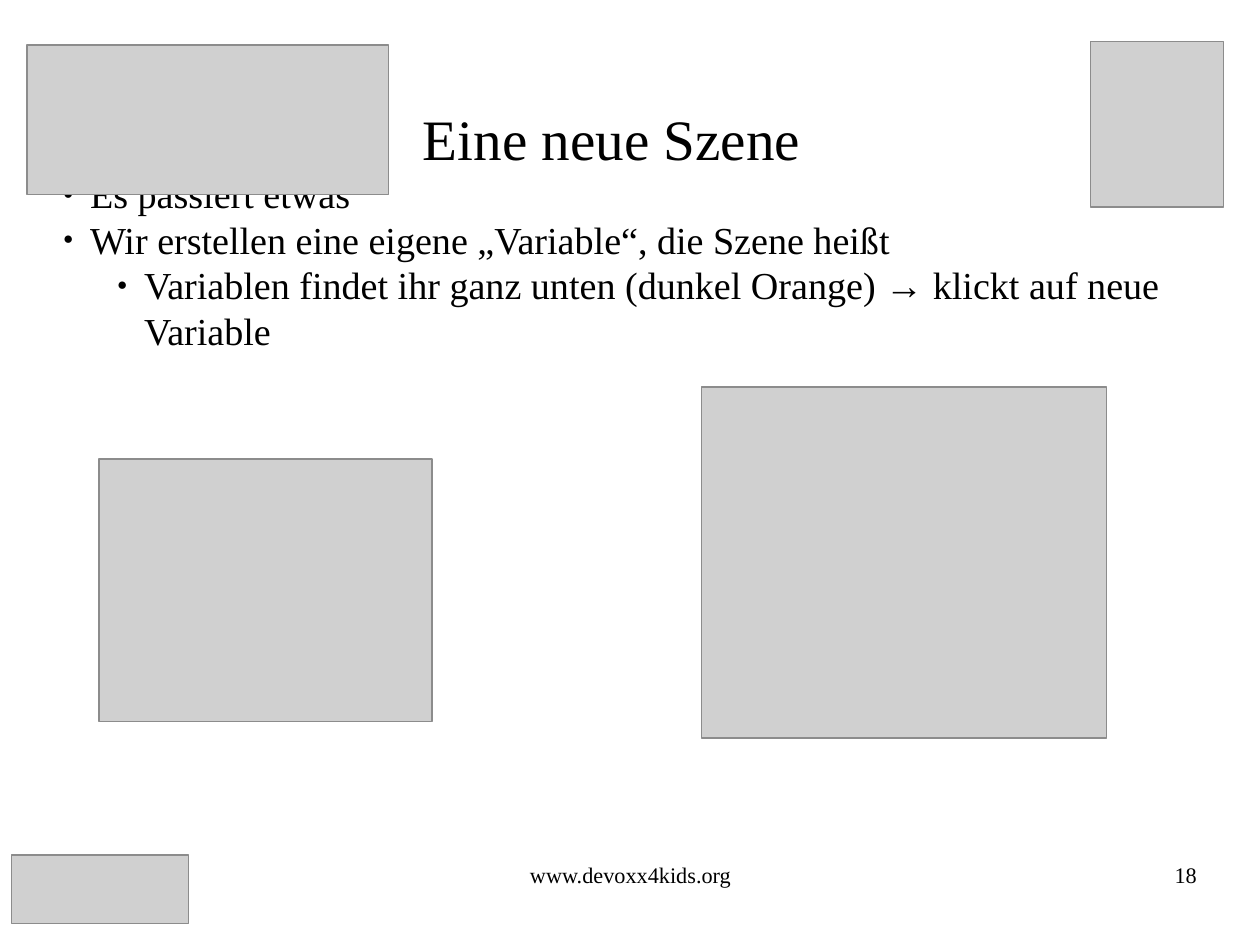
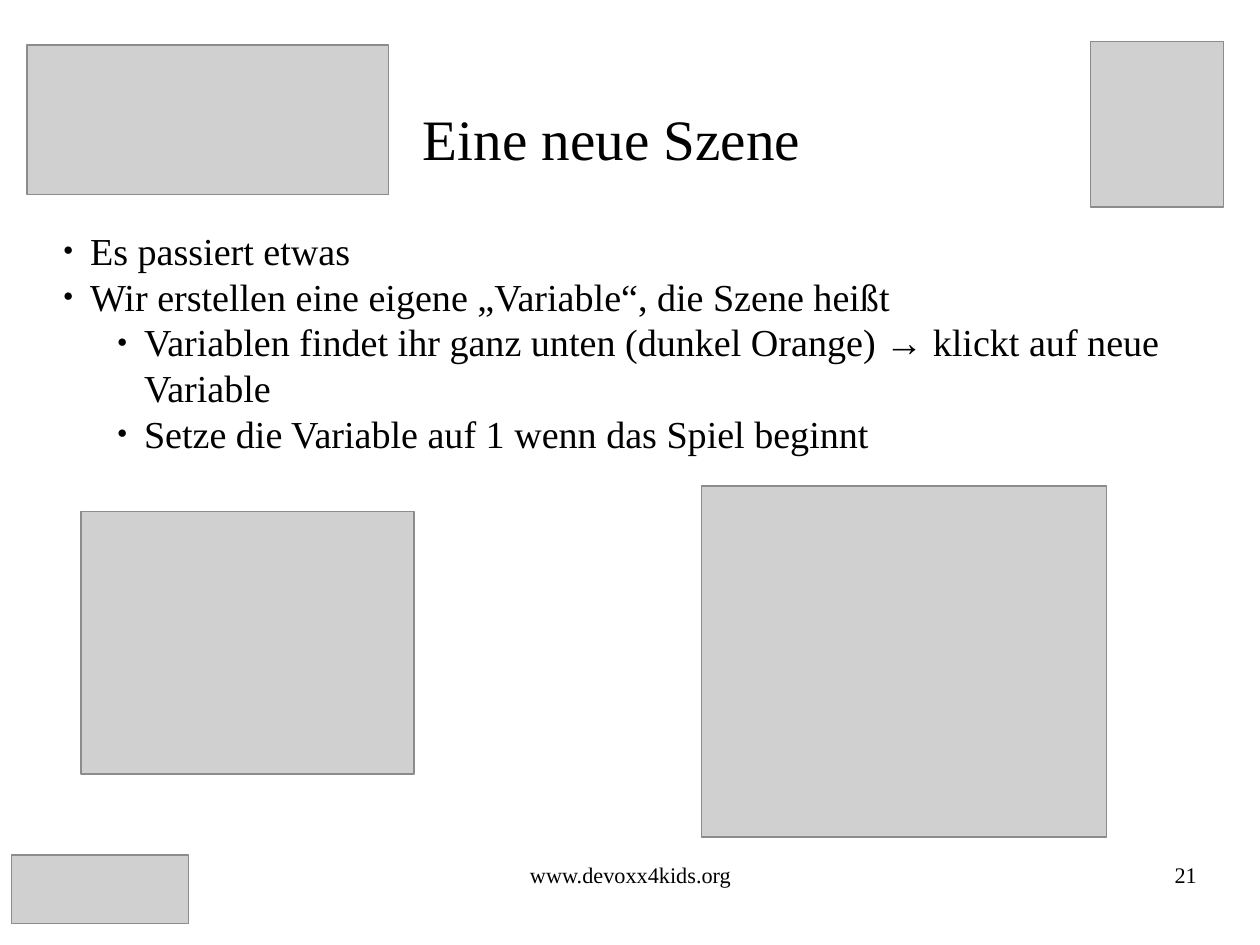
Before and after one commit to Devoxx4KidsDE/workshop-scratch, a slide deck: slide 21 of treasure_hunt/Schatz_Suche_Scratch_Aufgaben.odp (slide 18 before the commit). Drawn at 1260x945 pixels with LibreOffice and Linux fonts; fonts in the diff are those of the drawing; grey boxes stand for pictures. Boxes give left, top, right and bottom in pixels: in the first picture for what was removed or moved away, otherwise in the second. Text is boxed around its words. In the diff, an @@ line names an element or a change of style, - is before the commit and + after.

```diff
--- a/treasure_hunt/Schatz_Suche_Scratch_Aufgaben.odp
+++ b/treasure_hunt/Schatz_Suche_Scratch_Aufgaben.odp
@@ subtitle "Es passiert etwas": place and size @@
-subtitle "Es passiert etwas" at (90, 194, 1159, 346)
+subtitle "Es passiert etwas" at (90, 240, 1159, 455)
@@ subtitle at (144, 421, 868, 455): paragraph added @@
+    ● Setze die Variable auf 1 wenn das Spiel beginnt
@@ picture: place and size @@
-picture at (701, 388, 1107, 739)
+picture at (701, 486, 1107, 837)
@@ picture: place and size @@
-picture at (99, 460, 432, 723)
+picture at (81, 512, 414, 775)
@@ page number at (1175, 868, 1197, 883): text changed @@
-18
+21
```
Also in this commit, not shown: 13 other slides changed, 20 slides added, 1 other file.
